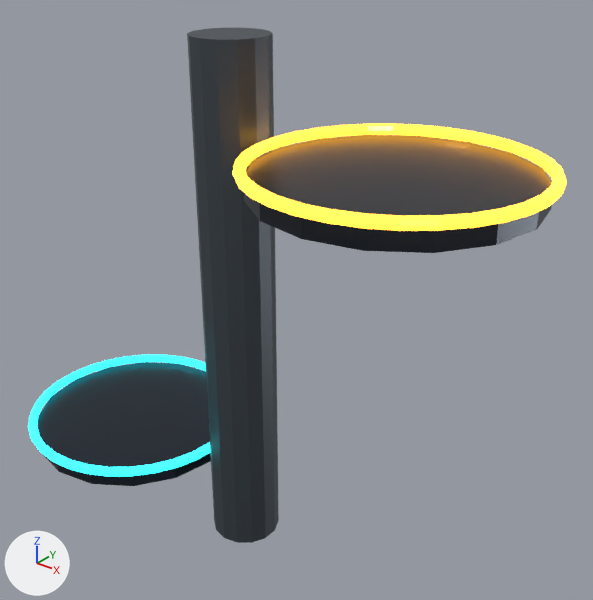
Renders of the glTF model assets/maps/kinetic_tide/glb/06_lift_rings.glb from each side of a commit.
Camera for both pictures: a 50 mm lens placed at (15.1, -16.2, 19.1), pointed at (1.2, 1.2, 8.3). The lights are fixed; the arrows at lower left show +X, +Y and +Z. The picture after the commit comes second. Where no turn or scale is listed for an object, it has been applied to the vertices.

The older version as bpy lines, for what is in view:
```python
me_lift_column_mesh = bpy.data.meshes.new('lift_column_mesh')
me_lift_column_mesh.from_pydata(...)  # a 14-sided cylinder along z spanning x -1.1..1.1, y -1.1..1.1, z -8.0..8.0
me_lift_column_mesh.materials.append(mat_tideplate)  # greyish blue #525b63
me_lift_deck__1_mesh = bpy.data.meshes.new('lift_deck_-1_mesh')
me_lift_deck__1_mesh.from_pydata(...)  # a 16-sided cylinder along z spanning x -3.6..3.6, y -3.6..3.6, z -0.28..0.28
me_lift_deck__1_mesh.materials.append(mat_tidesteel)  # greyish blue #353c46
me_lift_rim_1_nocol_mesh = bpy.data.meshes.new('lift_rim_1_nocol_mesh')
me_lift_rim_1_nocol_mesh.from_pydata(...)  # a torus around z (ring radius 3.7, tube radius 0.16) spanning x -3.86..3.86, y -3.86..3.86, z -0.16..0.16
me_lift_rim_1_nocol_mesh.materials.append(mat_tideamber)  # orange #ffad30, glowing orange #ffad30
ob_lift_column = bpy.data.objects.new('lift_column', me_lift_column_mesh)
ob_lift_column.location = (0.0, 0.0, 8.0)
ob_lift_deck__1 = bpy.data.objects.new('lift_deck_-1', me_lift_deck__1_mesh)
ob_lift_deck__1.location = (-5.2, 0.0, 2.0)
ob_lift_rim_1_nocol = bpy.data.objects.new('lift_rim_1_nocol', me_lift_rim_1_nocol_mesh)
ob_lift_rim_1_nocol.location = (5.2, 0.0, 13.4)
# also in view: 'lift_rim_-1_nocol' at (-5.2, 0.0, 2.4); 'lift_deck_1' at (5.2, 0.0, 13.0)
```
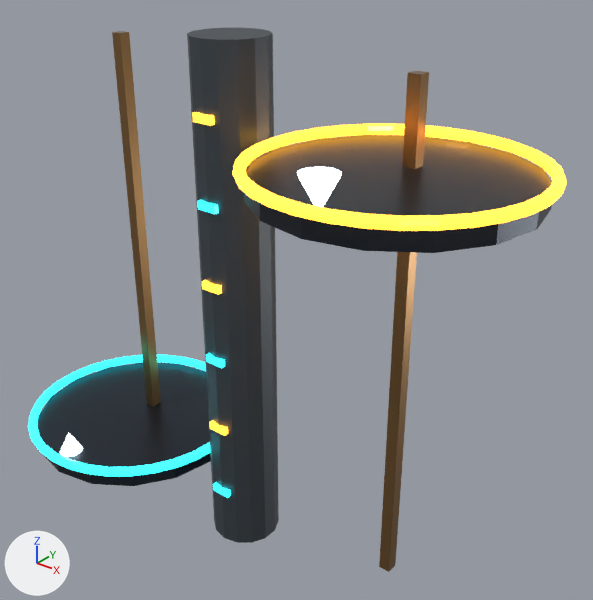
Where the change shows, as pixel boxes [x1, y1, x2, y2] in the pictures (593 x 600 px):
'lift_guide_1', added (brown)
    after: [379, 71, 429, 572]
'lift_guide_-1', added (brown)
    after: [112, 31, 161, 407]
'lift_direction_1_nocol', added (pale blue)
    after: [297, 166, 341, 207]
'lift_direction_-1_nocol', added
    after: [60, 433, 83, 457]
'lift_column_step_5', added
    after: [192, 112, 215, 126]
'lift_column_step_4', added
    after: [197, 200, 219, 214]
'lift_column_step_3', added
    after: [202, 280, 222, 295]
'lift_column_step_2', added
    after: [206, 353, 225, 368]
'lift_column_step_1', added
    after: [209, 420, 228, 436]
'lift_column_step_0', added
    after: [213, 482, 231, 498]

What the commit changed:
Material 'TideSignal' (mat_tidesignal) is new.
Its base color is (0.72, 0.94, 1.0) (pale blue #ddf8ff).
Its metallic is 0.12.
Its roughness is 0.12.
Its emission color is (0.72, 0.94, 1.0) (pale blue #ddf8ff).
Its emission strength is 4.2.
Material 'TideBronze' (mat_tidebronze) is new.
Its base color is (0.34, 0.19, 0.075) (brown #9e794d).
Its metallic is 0.9.
Its roughness is 0.28.
Mesh me_lift_direction_1_nocol_mesh is new.
It is a 10-sided cone pointing to -z spanning x -0.457..0.457, y -0.48..0.48, z -0.45..0.45.
It uses material mat_tidesignal (pale blue #ddf8ff, glowing pale blue #ddf8ff).
Mesh me_lift_direction__1_nocol_mesh is new.
It is a 10-sided cone pointing to +z spanning x -0.457..0.457, y -0.48..0.48, z -0.45..0.45.
It uses material mat_tidesignal (pale blue #ddf8ff, glowing pale blue #ddf8ff).
Mesh me_lift_guide_1_mesh is new.
It is a box spanning x -0.2..0.2, y -0.2..0.2, z -7.5..7.5.
It uses material mat_tidebronze (brown #9e794d).
Mesh me_lift_column_step_5_mesh is new.
It is a box spanning x -0.32..0.32, y -0.1..0.1, z -0.12..0.12.
It uses material mat_tideamber (orange #ffad30, glowing orange #ffad30).
Mesh me_lift_column_step_4_mesh is new.
It is a box spanning x -0.32..0.32, y -0.1..0.1, z -0.12..0.12.
It uses material mat_tideteal (cyan #27ced7, glowing cyan #30f5ff).
Mesh me_lift_column_step_2_mesh is new.
It is a box spanning x -0.32..0.32, y -0.1..0.1, z -0.12..0.12.
It uses material mat_tideteal (cyan #27ced7, glowing cyan #30f5ff).
Mesh me_lift_column_step_0_mesh is new.
It is a box spanning x -0.32..0.32, y -0.1..0.1, z -0.12..0.12.
It uses material mat_tideteal (cyan #27ced7, glowing cyan #30f5ff).
Object 'lift_direction_1_nocol' (ob_lift_direction_1_nocol) is new; it shows me_lift_direction_1_nocol_mesh.
Its location is (5.2, -3.0, 13.55).
Object 'lift_direction_-1_nocol' (ob_lift_direction__1_nocol) is new; it shows me_lift_direction__1_nocol_mesh.
Its location is (-5.2, -3.0, 2.55).
Object 'lift_guide_1' (ob_lift_guide_1) is new; it shows me_lift_guide_1_mesh.
Its location is (5.2, 0.75, 8.0).
Object 'lift_guide_-1' (ob_lift_guide__1) is new; it shows a copy of me_lift_guide_1_mesh.
Its location is (-5.2, 0.75, 8.0).
Object 'lift_column_step_5' (ob_lift_column_step_5) is new; it shows me_lift_column_step_5_mesh.
Its location is (0.0, -1.08, 14.0).
Object 'lift_column_step_4' (ob_lift_column_step_4) is new; it shows me_lift_column_step_4_mesh.
Its location is (0.0, -1.08, 11.6).
Object 'lift_column_step_3' (ob_lift_column_step_3) is new; it shows a copy of me_lift_column_step_5_mesh.
Its location is (0.0, -1.08, 9.2).
Object 'lift_column_step_2' (ob_lift_column_step_2) is new; it shows me_lift_column_step_2_mesh.
Its location is (0.0, -1.08, 6.8).
Object 'lift_column_step_1' (ob_lift_column_step_1) is new; it shows a copy of me_lift_column_step_5_mesh.
Its location is (0.0, -1.08, 4.4).
Object 'lift_column_step_0' (ob_lift_column_step_0) is new; it shows me_lift_column_step_0_mesh.
Its location is (0.0, -1.08, 2.0).
